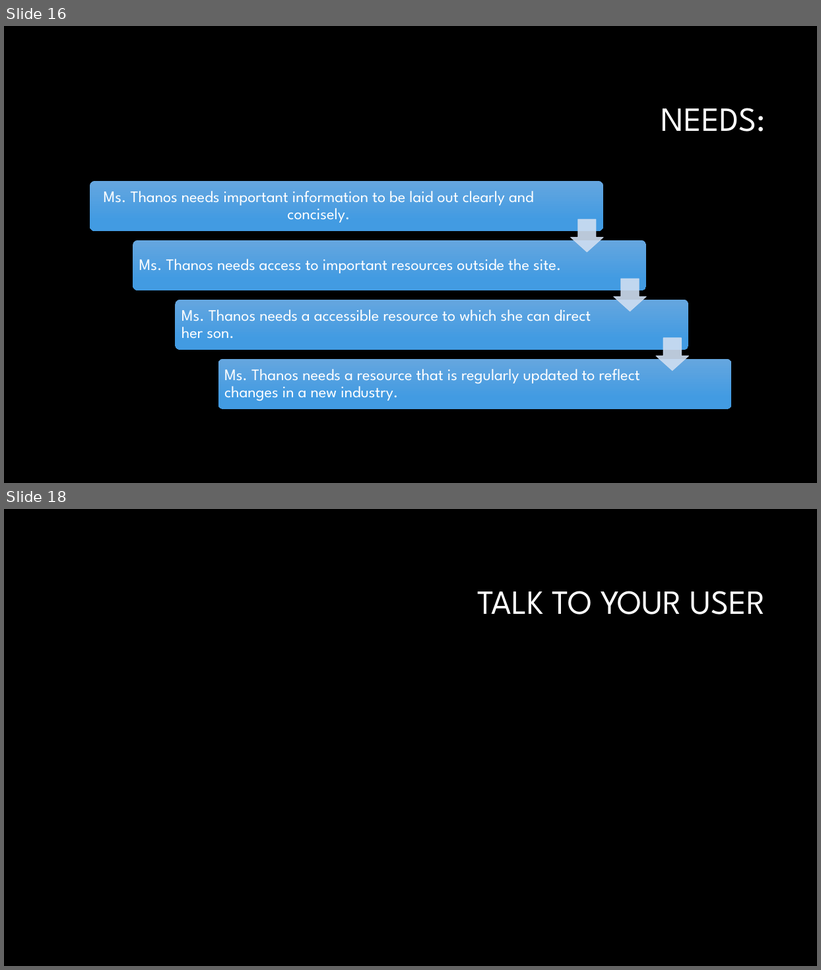
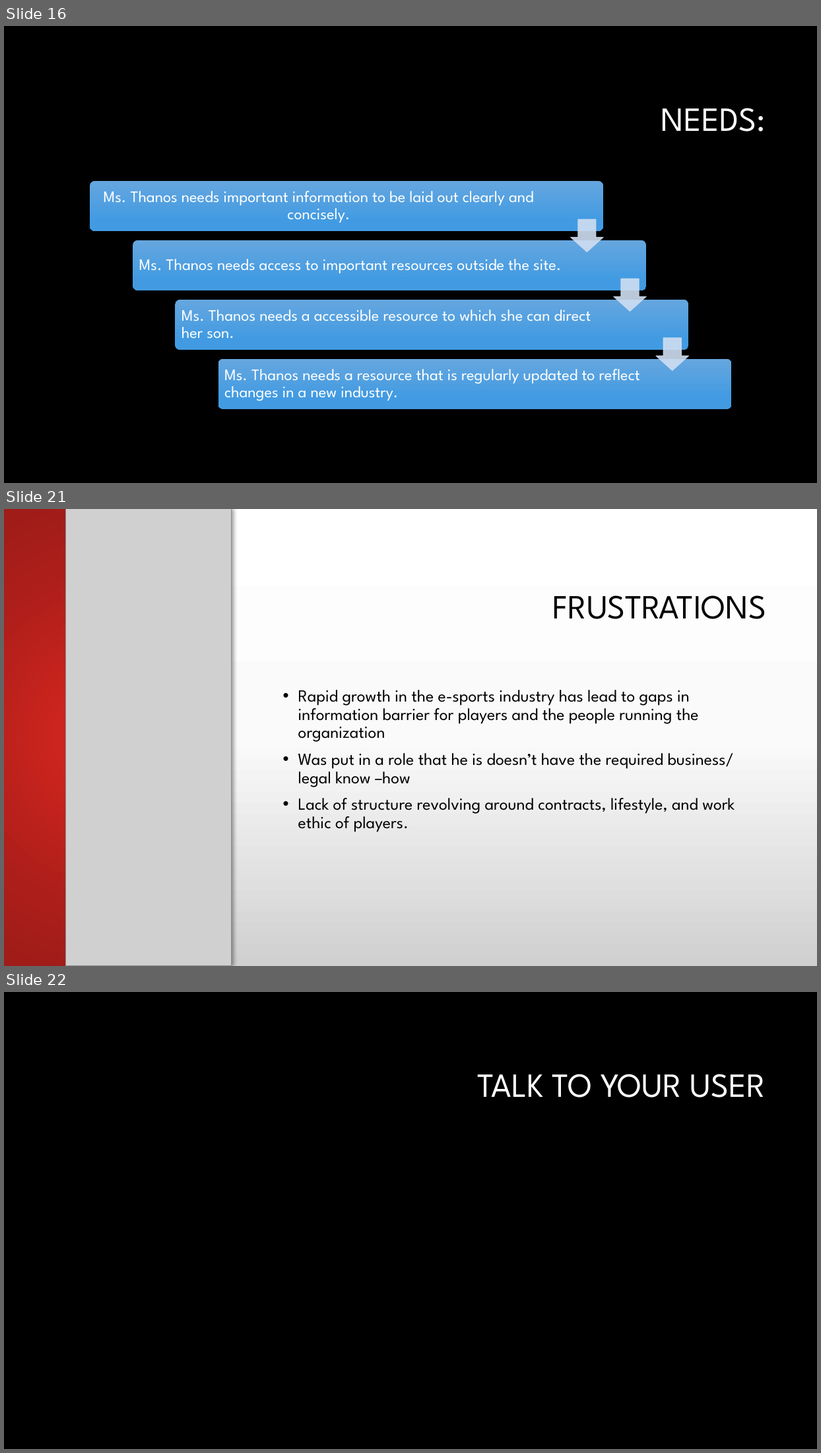
Before and after one commit to vinceleg/lab04_repo, a slide deck: dtc_team16_pitch_presentation.pptx. Shown one above the other, each under a label of ours: slides 16 and 18 before the commit, slides 16, 21 and 22 after it; the slides between them are not shown. The pictures are 821x970 and 821x1453 pixels, drawn with LibreOffice and Linux fonts; fonts in the diff are those of the drawing; grey boxes stand for pictures; background and template pictures are left out. Boxes give left, top, right and bottom in pixels: in the first picture for what was removed or moved away, otherwise in the second. Text is boxed around its words. In the diff, an @@ line names an element or a change of style, - is before the commit and + after.

```diff
--- a/dtc_team16_pitch_presentation.pptx
+++ b/dtc_team16_pitch_presentation.pptx
@@ slide 21 added at [4, 509, 817, 966], background gradient #FFFFFF to #FBFBFB to #D1D1D1 @@
@@ rectangle added at [4, 509, 232, 966], fill gradient #CC241E to #AC1E1A to #A01C18 @@
@@ picture added at [65, 509, 232, 966] @@
@@ title added at [553, 595, 767, 619], 40 pt, text #000000 @@
+FRUSTRATIONS
@@ text added at [298, 690, 735, 832], 20 pt, text #000000 @@
+• Rapid growth in the e-sports industry has lead to gaps in information barrier for players and the people running the organization
+• Was put in a role that he is doesn’t have the required business/ legal know –how
+• Lack of structure revolving around contracts, lifestyle, and work ethic of players.
@@ what was slide 18 is now slide 22 @@
```
Also in this commit, not shown: 1 slide changed, 3 other slides added.
